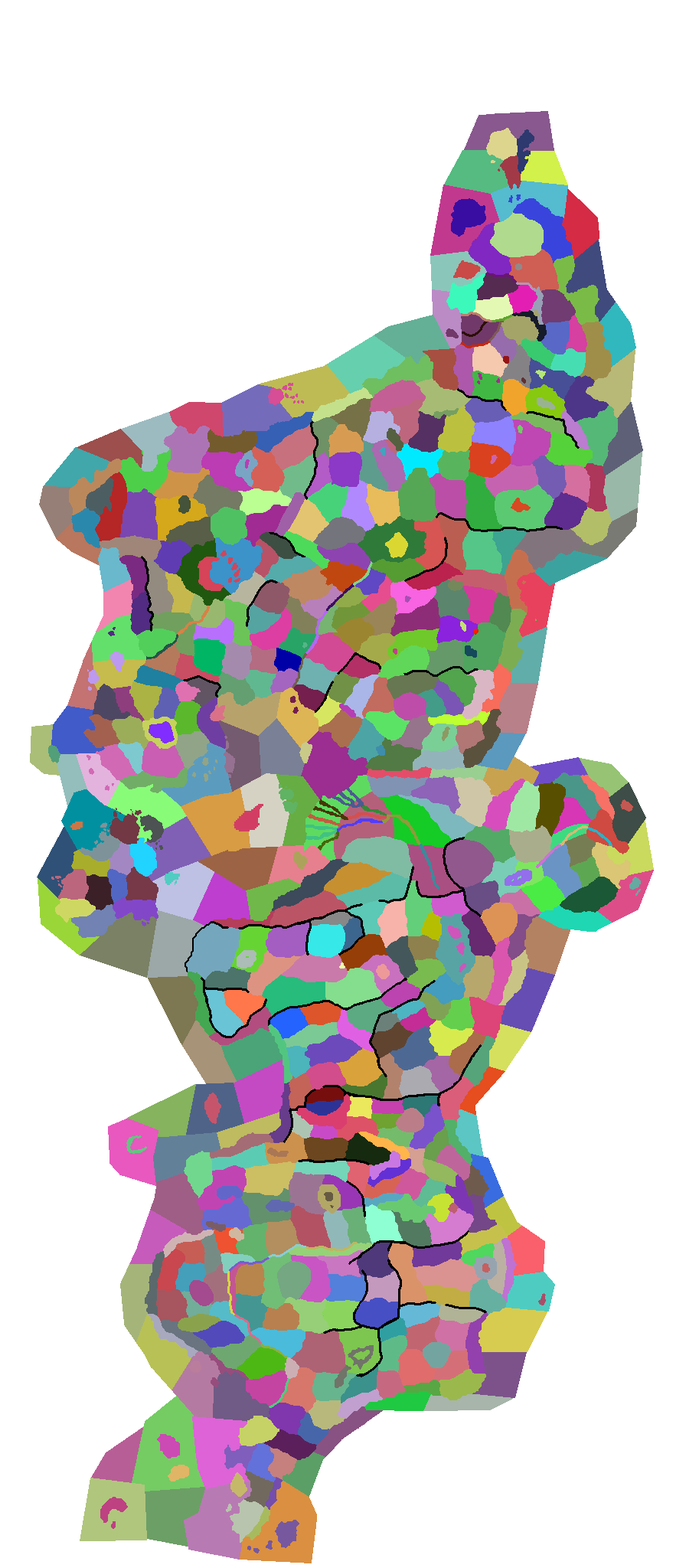
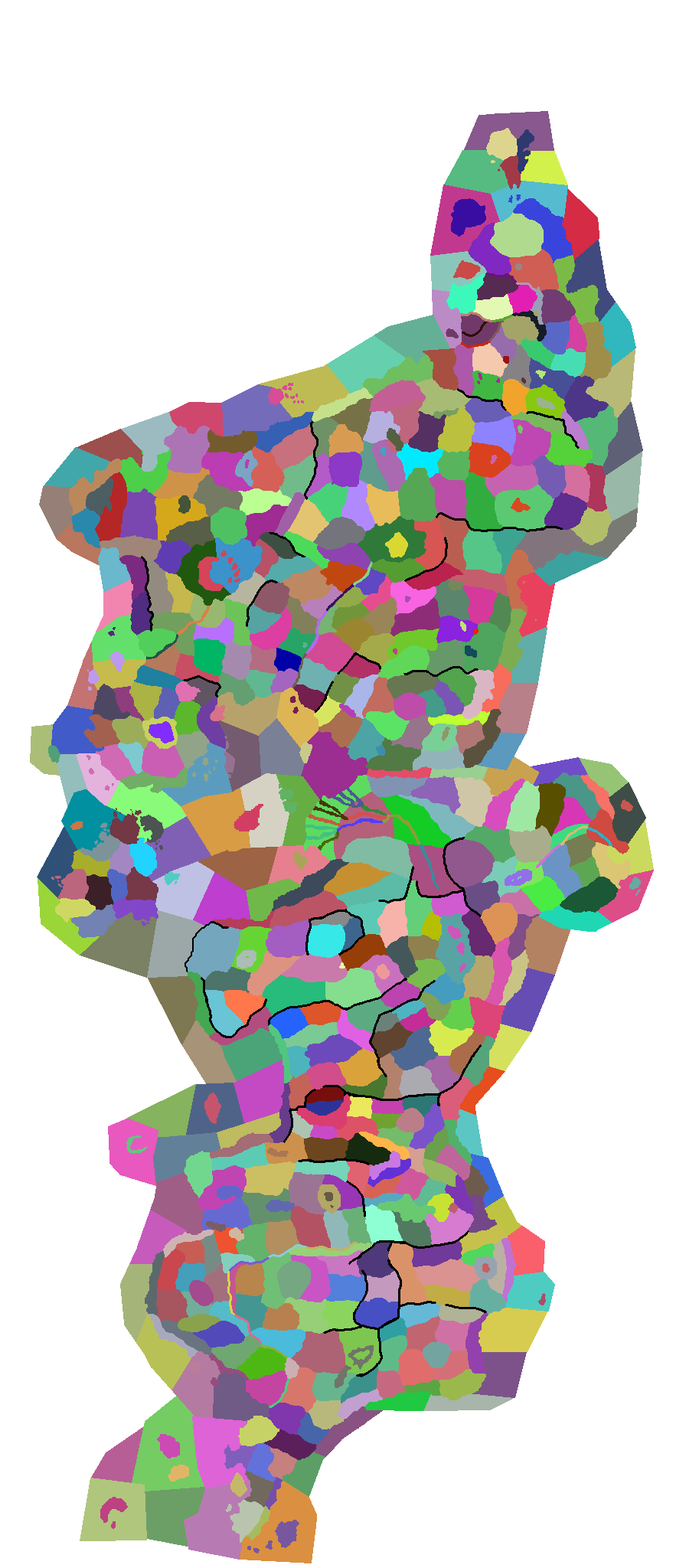
Revision of a layered 686px x 1568px image; what changed, layer by layer:
painted on "provinces.bmp" over [205, 903, 363, 994]
